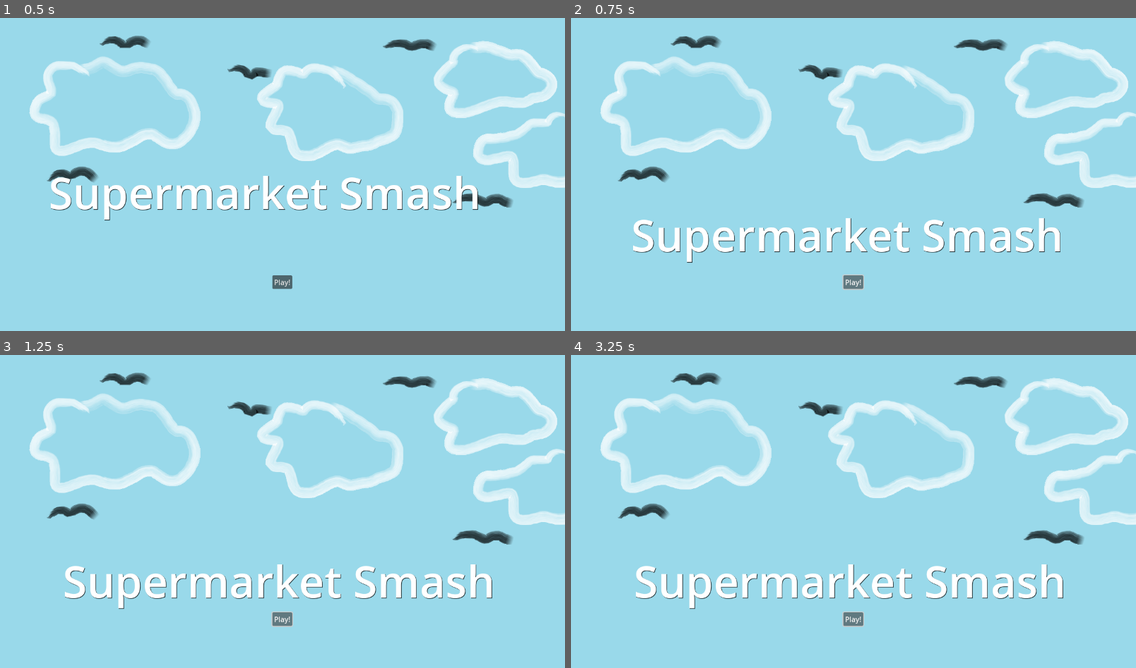
Above: before the commit, frames 1-4 (two rows, left to right).
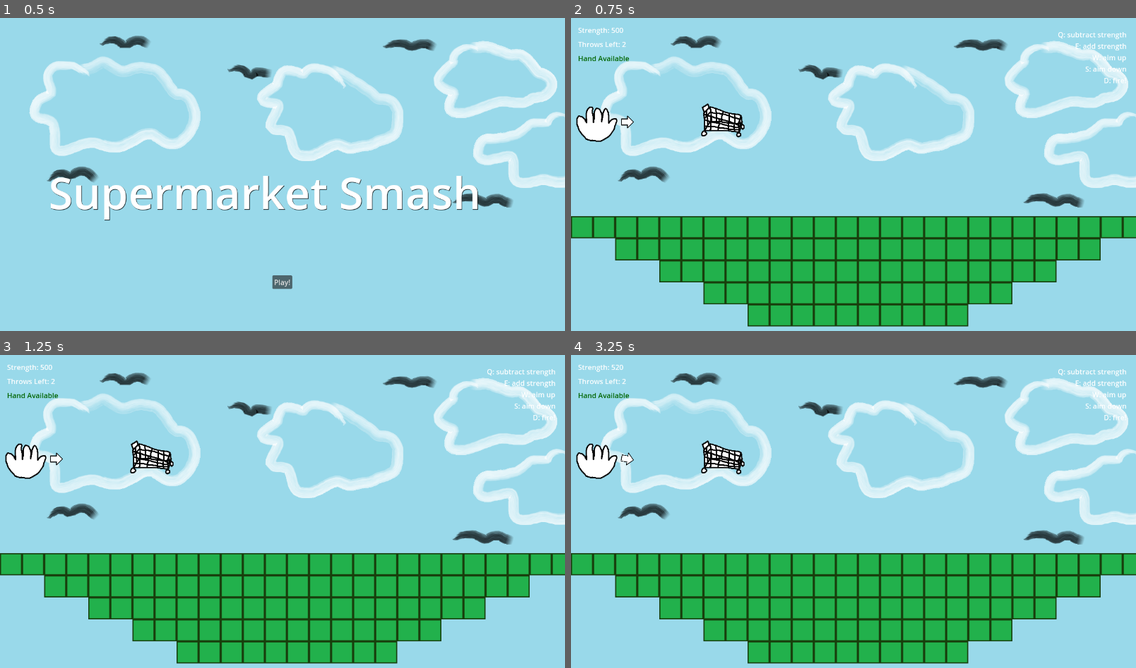
Above: after the commit, the same moments.

Repository: bsu-cs315/E1.1-Hovell
Game: Godot game, scene res://title/title.tscn
Same seed, same stepped clock (60 frames per second), same inputs: the game is played once before the commit and once after it.
Inputs (mouse positions are in pixels of both pictures, inside the frame that each line leads up to):
- Up to frame 1 (0.5 s): no input
- Up to frame 2 (0.75 s): click "Play!" at 0.5 s
- Up to frame 3 (1.25 s): no input
- Up to frame 4 (3.25 s): click (853, 617) at 1.25 s, where only the run before the commit has a clickable "Play!"; click (853, 617) at 2 s, where only the run before the commit has a clickable "Play!"; tap Enter at 2.75 s; tap E (addStrength, bound only before the commit) at 2.85 s; tap S (addY, bound only before the commit) at 3.05 s

Frame 1 is identical in both runs. In frame 2, 26% of the frame differs, in the area x 0-100%, y 3-99%; in frame 3, 26%; in frame 4, 26%.

Commit message:
Fix snake case mistakes to fit style guide

Diff:
--- a/project/hand/hand.gd
+++ b/project/hand/hand.gd
@@ -6,10 +6,10 @@
 
 var throws_left : int = 2
 var throw_strength : float = 500
-var throw_ydirection : float = 0
+var throw_y_direction : float = 0
 var min_throw_angle : int = -90
 var max_throw_angle : int = 90
-var ydirection_increment : int = 10
+var y_direction_increment : int = 10
 
 var _tomato_object : Tomato
 var _is_thrown : bool = false
@@ -19,7 +19,7 @@
 
 func _process(_delta: float) -> void:
 	if _is_thrown:
-		if _tomato_object.get_is_landed():
+		if _tomato_object.is_landed():
 			_is_thrown = false
 			throws_left -= 1
 			throw_finished.emit()
@@ -27,14 +27,14 @@
 	if throws_left == 0:
 		game_finished.emit()
 
-func addy() -> void:
-	if throw_ydirection < max_throw_angle:
-		throw_ydirection += ydirection_increment
+func increase_y() -> void:
+	if throw_y_direction < max_throw_angle:
+		throw_y_direction += y_direction_increment
 
 
-func subtracty() -> void:
-	if throw_ydirection > min_throw_angle:
-		throw_ydirection -= ydirection_increment
+func decrease_y() -> void:
+	if throw_y_direction > min_throw_angle:
+		throw_y_direction -= y_direction_increment
 
 
 func add_strength() -> void:
@@ -51,13 +51,13 @@
 		_is_thrown = true
 		_sound_shoot.play()
 
-		var _ydirection_power : int = 5
-		var _xoffset : int = 1
+		var _y_direction_power : int = 5
+		var _x_offset : int = 1
 
-		var _impulse : Vector2 = Vector2(throw_strength,throw_ydirection * _ydirection_power)
-		var _position_normalized : Vector2 = Vector2(_xoffset,throw_ydirection).normalized()
+		var _impulse : Vector2 = Vector2(throw_strength,throw_y_direction * _y_direction_power)
+		var _position_normalized : Vector2 = Vector2(_x_offset,throw_y_direction).normalized()
 
-		_tomato_object = load("res://tomato.tscn").instantiate()
+		_tomato_object = load("res://tomato/tomato.tscn").instantiate()
 		get_parent().add_child(_tomato_object)
 		_tomato_object.global_position = global_position
 		_tomato_object.apply_impulse(_impulse, _position_normalized)
--- a/project/level/level.gd
+++ b/project/level/level.gd
@@ -18,27 +18,27 @@
 		tomato_thrown.emit()
 		_hud_object.update_hand_label(false)
 
-	if Input.is_action_just_pressed("addStrength"):
+	if Input.is_action_just_pressed("increase_strength"):
 		_hand_object.add_strength()
 		_hud_object.update_strength_label(_hand_object.throw_strength)
 
-	if Input.is_action_just_pressed("subtractStrength"):
+	if Input.is_action_just_pressed("decrease_strength"):
 		_hand_object.subtract_strength()
 		_hud_object.update_strength_label(_hand_object.throw_strength)
 
-	if Input.is_action_just_pressed("addY"):
-		_hand_object.addy()
-		if _hand_object.throw_ydirection < _hand_object.max_throw_angle:
-			_arrow_sprite.rotation_degrees += _hand_object.ydirection_increment
+	if Input.is_action_just_pressed("increase_y"):
+		_hand_object.increase_y()
+		if _hand_object.throw_y_direction < _hand_object.max_throw_angle:
+			_arrow_sprite.rotation_degrees += _hand_object.y_direction_increment
 
-	if Input.is_action_just_pressed("subtractY"):
-		_hand_object.subtracty()
-		if _hand_object.throw_ydirection > _hand_object.min_throw_angle:
-			_arrow_sprite.rotation_degrees -= _hand_object.ydirection_increment
+	if Input.is_action_just_pressed("decrease_y"):
+		_hand_object.decrease_y()
+		if _hand_object.throw_y_direction > _hand_object.min_throw_angle:
+			_arrow_sprite.rotation_degrees -= _hand_object.y_direction_increment
 
 
 func _on_hand_game_finished() -> void:
-	get_tree().change_scene_to_file("res://title.tscn")
+	get_tree().change_scene_to_file("res://title/title.tscn")
 
 
 func _on_hand_throw_finished() -> void:
--- a/project/project.godot
+++ b/project/project.godot
@@ -28,22 +28,22 @@
 "events": [Object(InputEventKey,"resource_local_to_scene":false,"resource_name":"","device":-1,"window_id":0,"alt_press …(192 unchanged characters)…
 ]
 }
-addY={
+increase_y={
 "deadzone": 0.5,
 "events": [Object(InputEventKey,"resource_local_to_scene":false,"resource_name":"","device":-1,"window_id":0,"alt_press …(192 unchanged characters)…
 ]
 }
-subtractY={
+decrease_y={
 "deadzone": 0.5,
 "events": [Object(InputEventKey,"resource_local_to_scene":false,"resource_name":"","device":-1,"window_id":0,"alt_press …(192 unchanged characters)…
 ]
 }
-addStrength={
+increase_strength={
 "deadzone": 0.5,
 "events": [Object(InputEventKey,"resource_local_to_scene":false,"resource_name":"","device":-1,"window_id":0,"alt_press …(192 unchanged characters)…
 ]
 }
-subtractStrength={
+decrease_strength={
 "deadzone": 0.5,
 "events": [Object(InputEventKey,"resource_local_to_scene":false,"resource_name":"","device":-1,"window_id":0,"alt_press …(192 unchanged characters)…
 ]
--- a/project/title/button.gd
+++ b/project/title/button.gd
@@ -1,4 +1,4 @@
 extends Button
 
 func _on_pressed() -> void:
-	get_tree().change_scene_to_file("res://level.tscn")
+	get_tree().change_scene_to_file("res://level/level.tscn")
--- a/project/tomato/tomato.gd
+++ b/project/tomato/tomato.gd
@@ -1,16 +1,16 @@
 class_name Tomato
 extends RigidBody2D
 
-var finished_throw : bool = false
-var is_stopped : bool = false
+var _finished_throw : bool = false
+var _is_stopped : bool = false
 
-func get_is_landed() -> bool:
-	return is_stopped && finished_throw
+func is_landed() -> bool:
+	return _is_stopped && _finished_throw
 
 
 func _on_sleeping_state_changed() -> void:
-	is_stopped = true
+	_is_stopped = true
 
 
 func _on_body_entered(_body: Node) -> void:
-	if _body.name == "GroundTileMap" or _body.name == "Tomato": finished_throw = true
+	if _body.name == "GroundTileMap" or _body.name == "Tomato": _finished_throw = true
